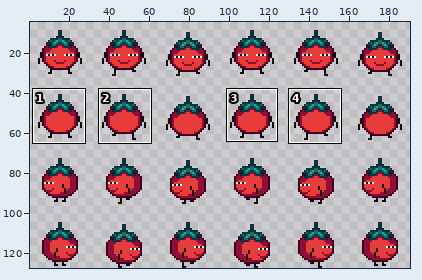
File history of a sprite sheet, assets/player/tomatodoki_walk.png. The picture above shows the old version from afar; the outline marks the close-up.
Close-up. The starting point:
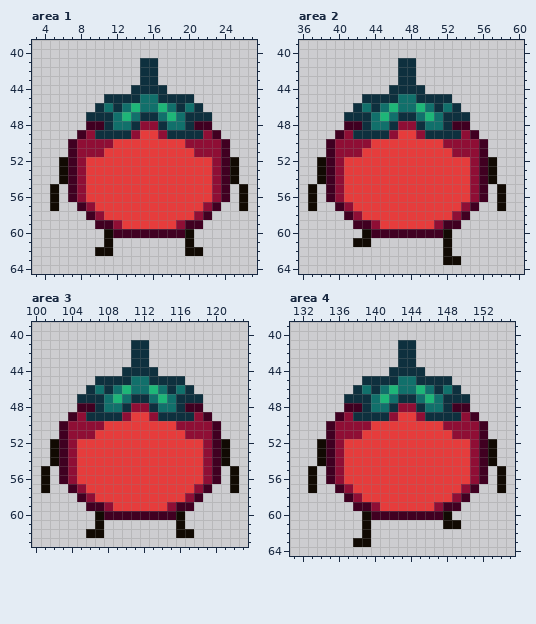
The file is 192x128 pixels. Shown: area 1: x 3..27, y 39..64; area 2: x 36..60, y 39..64; area 3: x 100..123, y 39..63; area 4: x 131..155, y 39..64. The wide view leaves out empty margins. The commit also changed other parts of the picture, which this record leaves out.
Once edited:
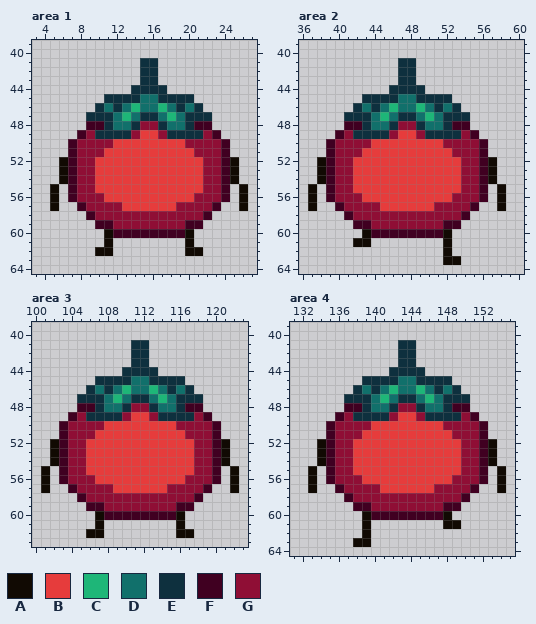
Palette (. is transparent): A #110a03  B #e63c3c  C #1eb678  D #11706b  E #0e303e  F #400021  G #8f0e35
What changed:
--- area 1
@@ x 3..27 @@
 51 ....FGGGBBBBBBBBBBGGGF...
-52 ...AFGBBBBBBBBBBBBBBGFA..
-53 ...AFGBBBBBBBBBBBBBBGFA..
-54 ...AFGBBBBBBBBBBBBBBGFA..
-55 ..A.FGBBBBBBBBBBBBBBGF.A.
-56 ..A.FGBBBBBBBBBBBBBBGF.A.
-57 ..A..FGBBBBBBBBBBBBGF..A.
-58 ......FGBBBBBBBBBBGF.....
-59 .......FFGBBBBBBGFF......
+52 ...AFGGBBBBBBBBBBBBGGFA..
+53 ...AFGGBBBBBBBBBBBBGGFA..
+54 ...AFGGBBBBBBBBBBBBGGFA..
+55 ..A.FGGBBBBBBBBBBBBGGF.A.
+56 ..A.FGGGBBBBBBBBBBGGGF.A.
+57 ..A..FGGGGBBBBBBGGGGF..A.
+58 ......FGGGGGGGGGGGGF.....
+59 .......FFGGGGGGGGFF......
 60 ........AFFFFFFFFA.......
--- area 2
@@ x 36..60 @@
 51 ...FGGGBBBBBBBBBBGGGF....
-52 ..AFGBBBBBBBBBBBBBBGFA...
-53 ..AFGBBBBBBBBBBBBBBGFA...
-54 ..AFGBBBBBBBBBBBBBBGFA...
-55 .A.FGBBBBBBBBBBBBBBGF.A..
-56 .A.FGBBBBBBBBBBBBBBGF.A..
-57 .A..FGBBBBBBBBBBBBGF..A..
-58 .....FGBBBBBBBBBBGF......
-59 ......FFGBBBBBBGFF.......
+52 ..AFGGBBBBBBBBBBBBGGFA...
+53 ..AFGGBBBBBBBBBBBBGGFA...
+54 ..AFGGBBBBBBBBBBBBGGFA...
+55 .A.FGGBBBBBBBBBBBBGGF.A..
+56 .A.FGGGBBBBBBBBBBGGGF.A..
+57 .A..FGGGGBBBBBBGGGGF..A..
+58 .....FGGGGGGGGGGGGF......
+59 ......FFGGGGGGGGFF.......
 60 .......AFFFFFFFFA........
--- area 3
@@ x 100..123 @@
 51 ...FGGGBBBBBBBBBBGGGF...
-52 ..AFGBBBBBBBBBBBBBBGFA..
-53 ..AFGBBBBBBBBBBBBBBGFA..
-54 ..AFGBBBBBBBBBBBBBBGFA..
-55 .A.FGBBBBBBBBBBBBBBGF.A.
-56 .A.FGBBBBBBBBBBBBBBGF.A.
-57 .A..FGBBBBBBBBBBBBGF..A.
-58 .....FGBBBBBBBBBBGF.....
-59 ......FFGBBBBBBGFF......
+52 ..AFGGBBBBBBBBBBBBGGFA..
+53 ..AFGGBBBBBBBBBBBBGGFA..
+54 ..AFGGBBBBBBBBBBBBGGFA..
+55 .A.FGGBBBBBBBBBBBBGGF.A.
+56 .A.FGGGBBBBBBBBBBGGGF.A.
+57 .A..FGGGGBBBBBBGGGGF..A.
+58 .....FGGGGGGGGGGGGF.....
+59 ......FFGGGGGGGGFF......
 60 .......AFFFFFFFFA.......
--- area 4
@@ x 131..155 @@
 51 ....FGGGBBBBBBBBBBGGGF...
-52 ...AFGBBBBBBBBBBBBBBGFA..
-53 ...AFGBBBBBBBBBBBBBBGFA..
-54 ...AFGBBBBBBBBBBBBBBGFA..
-55 ..A.FGBBBBBBBBBBBBBBGF.A.
-56 ..A.FGBBBBBBBBBBBBBBGF.A.
-57 ..A..FGBBBBBBBBBBBBGF..A.
-58 ......FGBBBBBBBBBBGF.....
-59 .......FFGBBBBBBGFF......
+52 ...AFGGBBBBBBBBBBBBGGFA..
+53 ...AFGGBBBBBBBBBBBBGGFA..
+54 ...AFGGBBBBBBBBBBBBGGFA..
+55 ..A.FGGBBBBBBBBBBBBGGF.A.
+56 ..A.FGGGBBBBBBBBBBGGGF.A.
+57 ..A..FGGGGBBBBBBGGGGF..A.
+58 ......FGGGGGGGGGGGGF.....
+59 .......FFGGGGGGGGFF......
 60 ........AFFFFFFFFA.......
Changed places in both close-ups, as pixel boxes (x1, y1, x2, y2):
changed: (86, 157, 212, 229)
changed: (344, 157, 470, 229)
changed: (77, 439, 203, 511)
changed: (344, 439, 470, 511)
